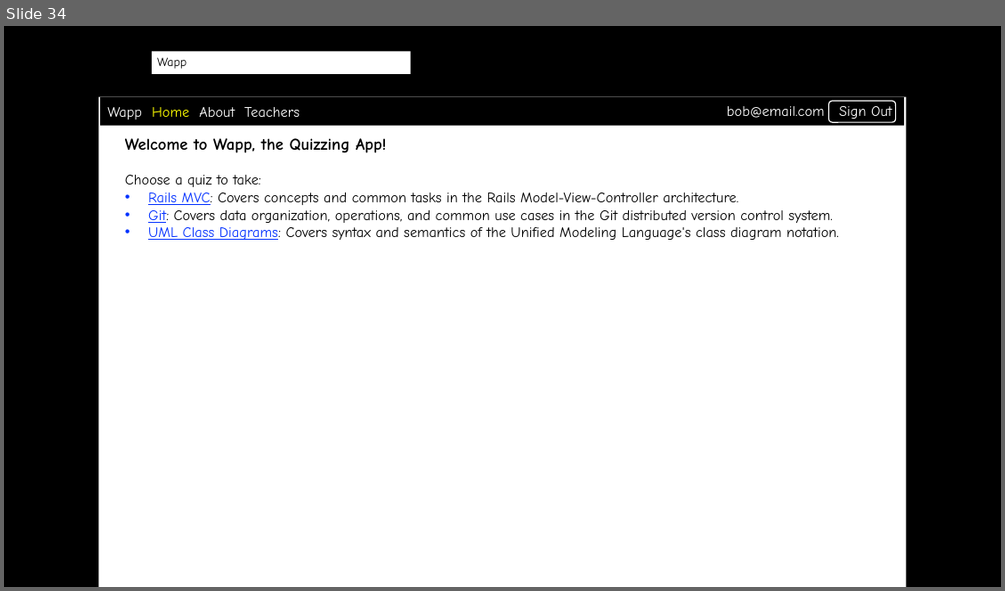
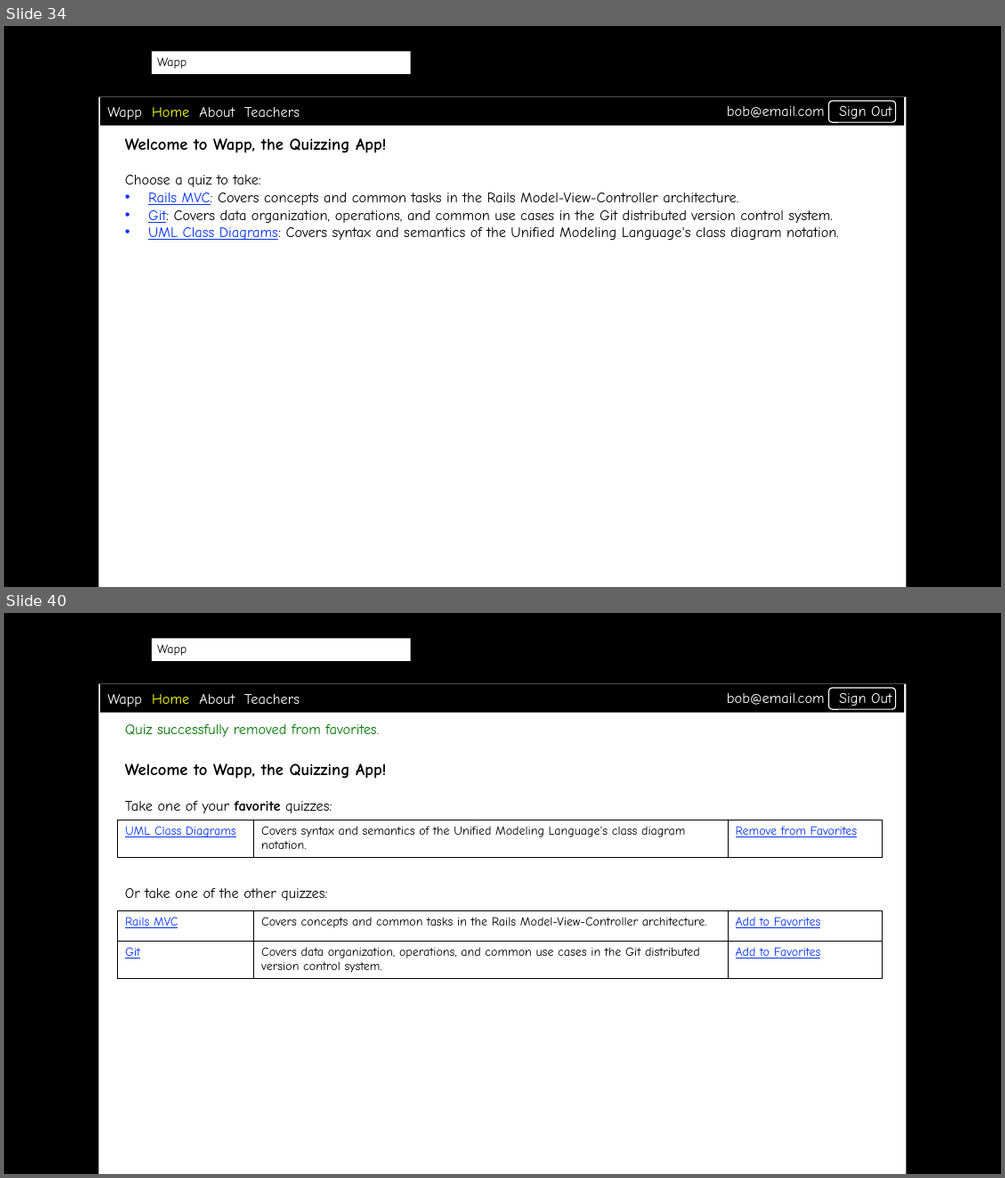
Before and after one commit to scott-fleming/wapp, a slide deck: docs/wireframes.pptx. Shown one above the other, each under a label of ours: slide 34 before the commit, slides 34 and 40 after it; the slides between them are not shown. The pictures are 1005x591 and 1005x1178 pixels, drawn with LibreOffice and Linux fonts; fonts in the diff are those of the drawing; background and template pictures are left out. Boxes give left, top, right and bottom in pixels: in the first picture for what was removed or moved away, otherwise in the second. Text is boxed around its words. In the diff, an @@ line names an element or a change of style, - is before the commit and + after.

Commit message:
Updated diagrams for Demo 14

```diff
--- a/docs/wireframes.pptx
+++ b/docs/wireframes.pptx
@@ slide 40 added at box(4, 613, 1001, 1174), background picture (left out); not listed: 2 template elements that a slide beside it also shows @@
@@ text added at box(157, 644, 186, 656), 12 pt, text #000000 @@
+Wapp
@@ text added at box(186, 661, 367, 683), 12 pt, text #000000 @@
+http://localhost:3000/home
@@ rectangle added at box(100, 684, 905, 713), fill #000000, 14 pt, text #FFFFFF @@
+Wapp Home About Teachers
@@ rounded rectangle added at box(829, 688, 896, 709), outline #FFFFFF 1 pt @@
@@ text added at box(727, 693, 892, 709), 14 pt, text #FFFFFF @@
+bob@email.com Sign Out
@@ text added at box(125, 724, 379, 737), 14 pt, text #007600 @@
+Quiz successfully removed from favorites.
@@ text added at box(125, 763, 387, 900), 14 pt, text #000000 @@
+Welcome to Wapp, the Quizzing App!
+Take one of your favorite quizzes:
+Or take one of the other quizzes:
@@ table added at box(118, 820, 882, 858), 1 rows, 3 columns @@
+UML Class Diagrams | Covers syntax and semantics of the Unified Modeling Language's class diagram notation. | Remove from Favorites
@@ table added at box(118, 910, 882, 985), 2 rows, 3 columns @@
+Rails MVC | Covers concepts and common tasks in the Rails Model-View-Controller architecture. | Add to Favorites
+Git | Covers data organization, operations, and common use cases in the Git distributed version control system. | Add to Favorites
```
Also in this commit, not shown: 5 other slides added, 3 other files.
